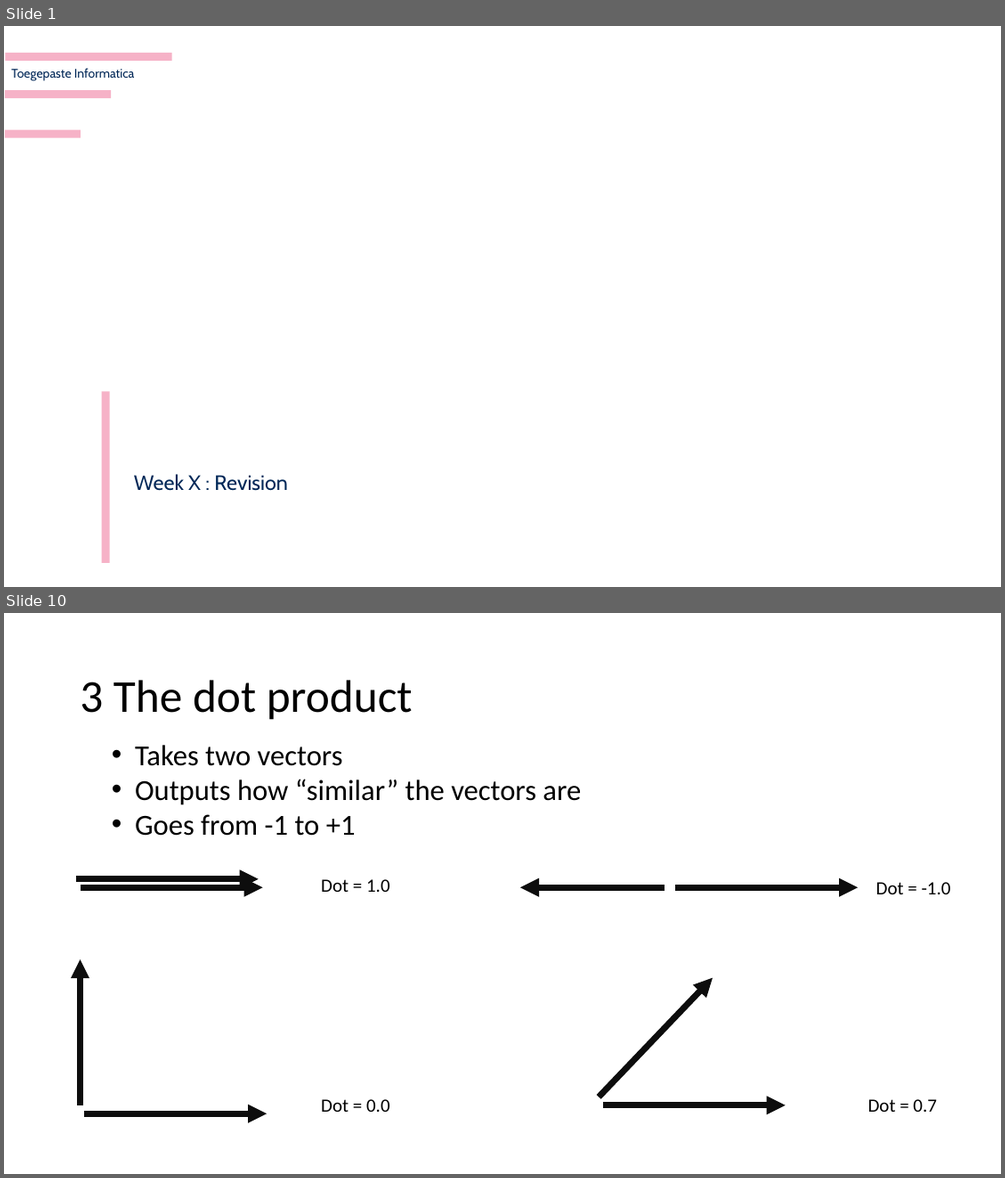
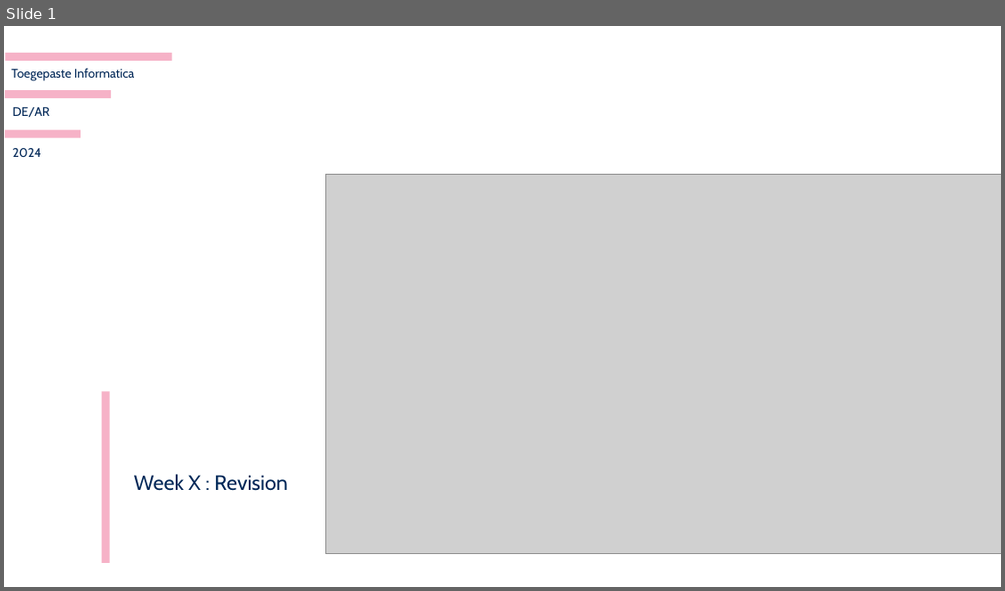
Before and after one commit to harveypekar/3dgraphics, a slide deck: course/3d_revision.pptx. Shown one above the other, each under a label of ours: slides 1 and 10 before the commit, slide 1 after it; the slides between them are not shown. The pictures are 1005x1178 and 1005x591 pixels, drawn with LibreOffice and Linux fonts; fonts in the diff are those of the drawing; grey boxes stand for pictures; background and template pictures are left out. Boxes give left, top, right and bottom in pixels: in the first picture for what was removed or moved away, otherwise in the second. Text is boxed around its words. In the diff, an @@ line names an element or a change of style, - is before the commit and + after.

```diff
--- a/course/3d_revision.pptx
+++ b/course/3d_revision.pptx
@@ slide 10 removed at bbox=[4, 613, 1001, 1174], background #FFFFFF @@
@@ title removed at bbox=[80, 680, 413, 720] @@
-3 The dot product
@@ text removed at bbox=[135, 745, 581, 835] @@
-• Takes two vectors
-• Outputs how “similar” the vectors are
-• Goes from -1 to +1
@@ arrow removed from (76, 879) to (259, 879) @@
@@ text removed at bbox=[321, 879, 390, 892] @@
-Dot = 1.0
@@ arrow removed from (81, 887) to (263, 887) @@
@@ arrow removed from (665, 887) to (520, 887) @@
@@ arrow removed from (676, 887) to (858, 887) @@
@@ text removed at bbox=[876, 882, 951, 894] @@
-Dot = -1.0
@@ arrow removed from (81, 1105) to (81, 959) @@
@@ arrow removed from (599, 1097) to (713, 978) @@
@@ arrow removed from (85, 1113) to (267, 1113) @@
@@ text removed at bbox=[321, 1099, 390, 1111] @@
-Dot = 0.0
@@ arrow removed from (603, 1105) to (785, 1105) @@
@@ text removed at bbox=[868, 1099, 937, 1111] @@
-Dot = 0.7
@@ slide 1 changed as well @@
@@ text added at bbox=[13, 107, 50, 118], 12 pt, text #002757 @@
+DE/AR
@@ text added at bbox=[13, 148, 41, 157], 12 pt, text #002757 @@
+2024
@@ picture added at bbox=[325, 174, 1001, 554] @@
```
Also in this commit, not shown: 20 slides added, 19 other slides removed.
